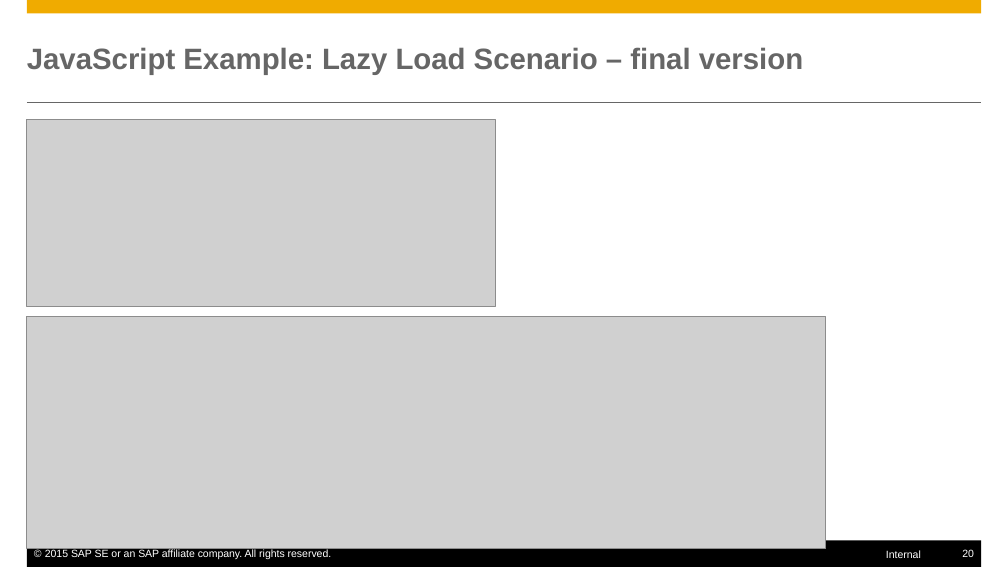
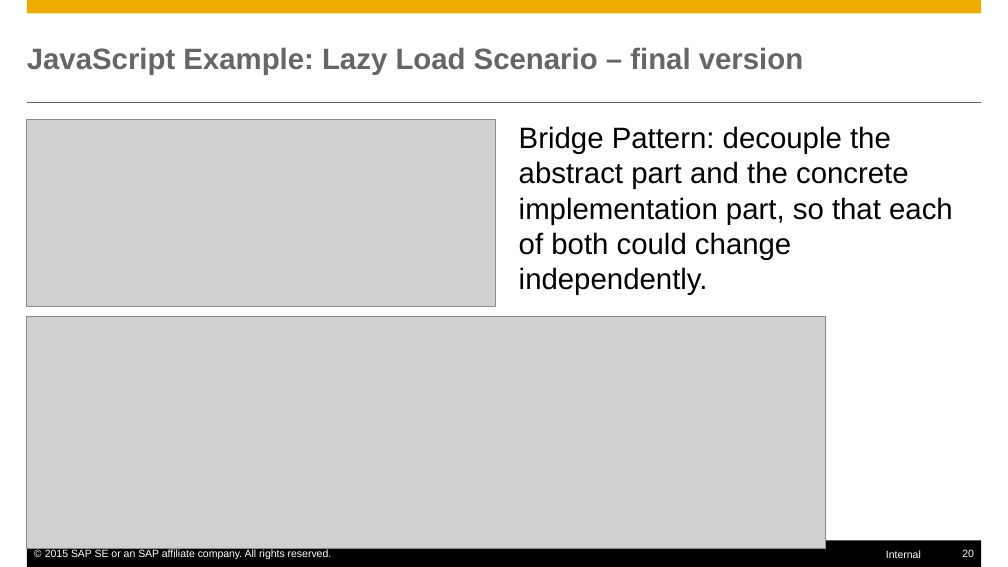
Before and after one commit to mxpang/jerryslide, a slide deck: slide 20 of training/ProgrammingLanguage/001_closure.pptx. Drawn at 1008x567 pixels with LibreOffice and Linux fonts; fonts in the diff are those of the drawing; grey boxes stand for pictures. Boxes give left, top, right and bottom in pixels: in the first picture for what was removed or moved away, otherwise in the second. Text is boxed around its words. In the diff, an @@ line names an element or a change of style, - is before the commit and + after.

```diff
--- a/training/ProgrammingLanguage/001_closure.pptx
+++ b/training/ProgrammingLanguage/001_closure.pptx
@@ text added at [519, 126, 953, 295], 28 pt, text #000000 @@
+Bridge Pattern: decouple the abstract part and the concrete implementation part, so that each of both could change independently.
```
Also in this commit, not shown: 2 other slides changed, 8 slides added, 4 other files.
